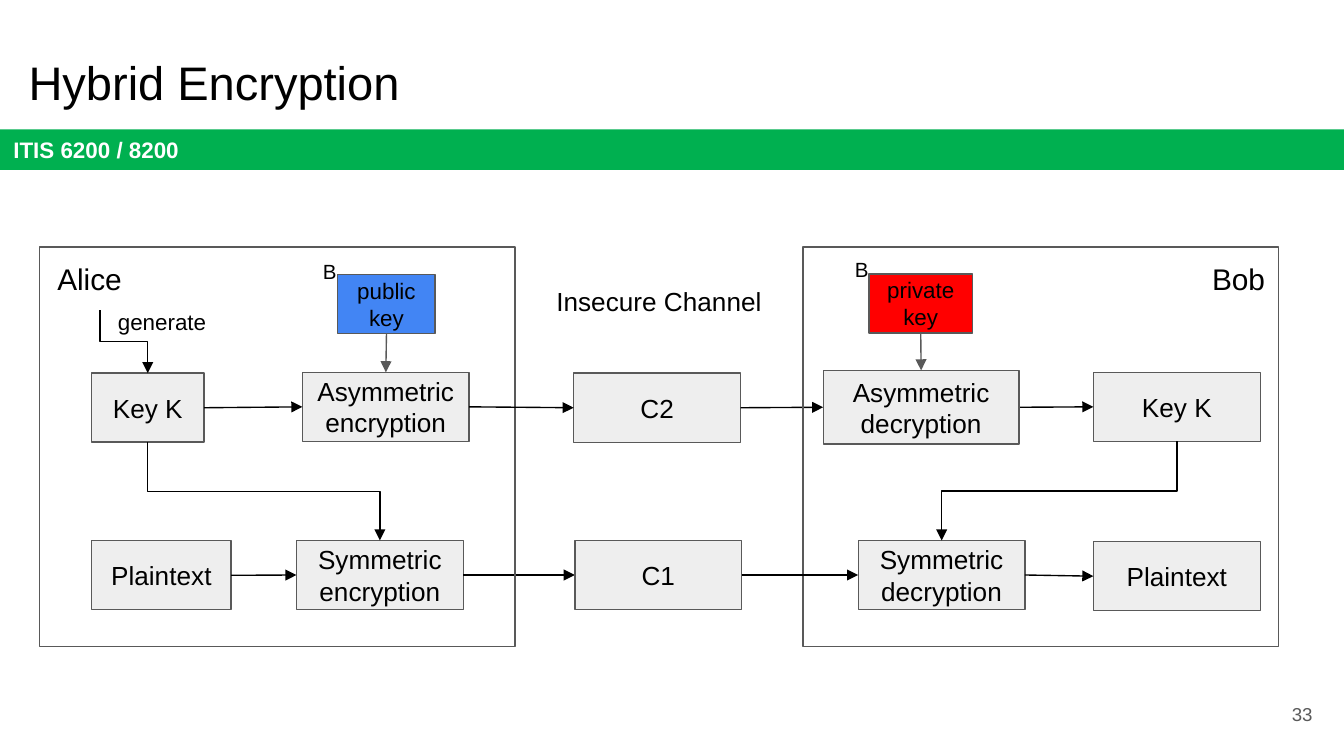
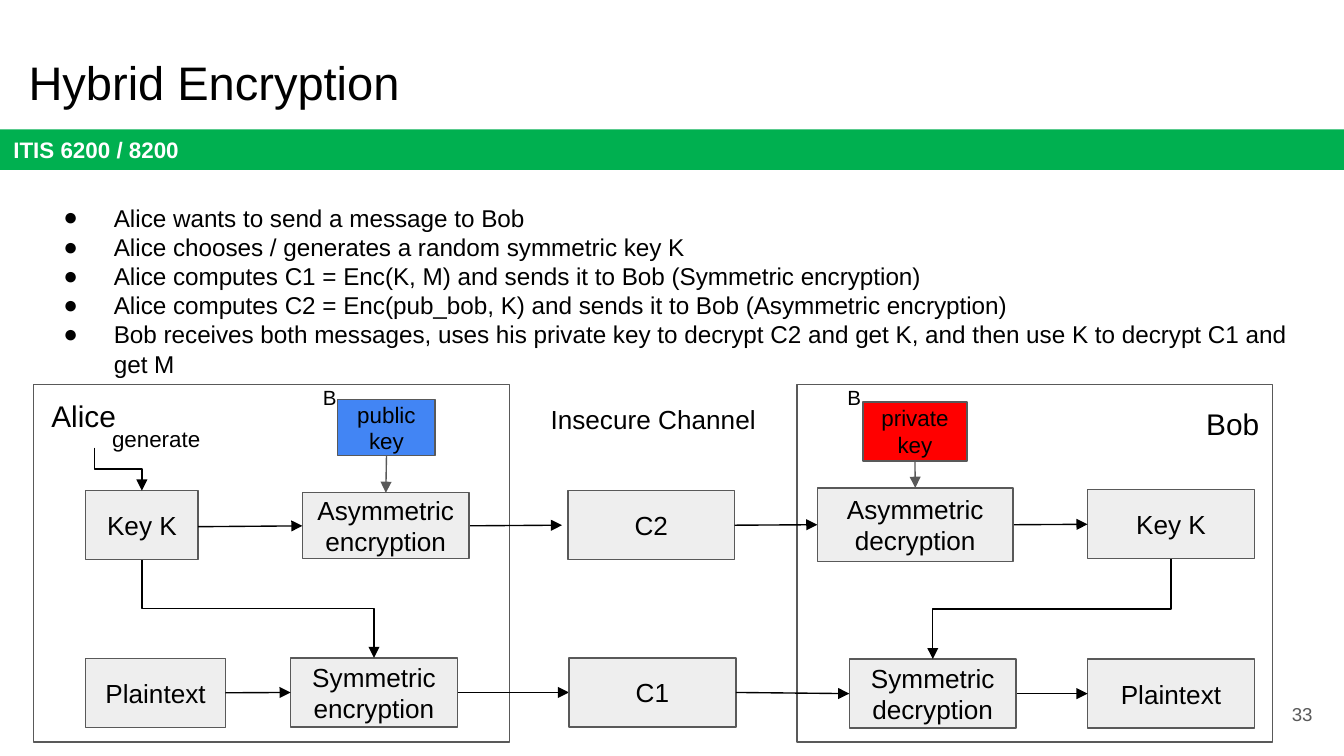
Before and after one commit to jx5c/github.io, a slide deck: slide 33 of teaching/ITIS6200/2023fa/lectures/lec06.pptx. Drawn at 1344x756 pixels with LibreOffice and Linux fonts; fonts in the diff are those of the drawing. Boxes give left, top, right and bottom in pixels: in the first picture for what was removed or moved away, otherwise in the second. Text is boxed around its words. In the diff, an @@ line names an element or a change of style, - is before the commit and + after.

```diff
--- a/teaching/ITIS6200/2023fa/lectures/lec06.pptx
+++ b/teaching/ITIS6200/2023fa/lectures/lec06.pptx
@@ text added at <box>114,209,1286,348</box>, 13 pt, text #000000 @@
+    ● Alice wants to send a message to Bob
+    ● Alice chooses / generates a random symmetric key K
+    ● Alice computes C1 = Enc(K, M) and sends it to Bob (Symmetric encryption)
+    ● Alice computes C2 = Enc(pub_bob, K) and sends it to Bob (Asymmetric encryption)
+    ● Bob receives both messages, uses his private key to decrypt C2 and get K, and then use K to decrypt C1 and get M
@@ rectangle: place and size @@
-rectangle at <box>39,247,515,646</box>
+rectangle at <box>34,384,509,742</box>
@@ text "Alice": place and size @@
-text "Alice" at <box>57,268,122,291</box>
+text "Alice" at <box>51,405,116,428</box>
@@ rectangle: place and size @@
-rectangle at <box>802,247,1278,646</box>
+rectangle at <box>797,384,1273,742</box>
@@ text "B" rewrapped from <box>855,263,869,282</box> to <box>847,391,861,405</box> @@
@@ rectangle "private key": place and size @@
-rectangle "private key" at <box>868,274,972,333</box>
+rectangle "private key" at <box>863,402,966,461</box>
@@ text "Bob": place and size @@
-text "Bob" at <box>1212,268,1265,291</box>
+text "Bob" at <box>1206,413,1259,436</box>
@@ elbow arrow moved from (99, 310) - (148, 374) to (94, 448) - (142, 491) @@
@@ 1 rectangle, 1 text, 1 arrow: place and size @@
-1 rectangle, 1 text, 1 arrow at <box>323,265,434,372</box>
+1 rectangle, 1 text, 1 arrow at <box>323,391,434,493</box>
@@ arrow moved from (921, 333) - (921, 371) to (915, 461) - (915, 488) @@
@@ rectangle "Asymmetric encryption": place and size @@
-rectangle "Asymmetric encryption" at <box>302,372,469,441</box>
+rectangle "Asymmetric encryption" at <box>302,493,469,559</box>
@@ arrow moved from (204, 407) - (302, 407) to (199, 527) - (302, 526) @@
@@ arrow moved from (469, 407) - (574, 407) to (464, 526) - (562, 526) @@
@@ 5 rectangles, 4 arrows, 1 text: place and size @@
-5 rectangles, 4 arrows, 1 text at <box>91,292,1261,610</box>
+5 rectangles, 4 arrows, 1 text at <box>86,410,1254,727</box>
@@ 3 rectangles, 1 text, 1 elbow arrow: place and size @@
-3 rectangles, 1 text, 1 elbow arrow at <box>91,315,742,609</box>
+3 rectangles, 1 text, 1 elbow arrow at <box>86,432,735,727</box>
@@ arrow moved from (742, 575) - (859, 575) to (737, 692) - (849, 694) @@
@@ 1 rectangle, 1 elbow arrow, 1 arrow: place and size @@
-1 rectangle, 1 elbow arrow, 1 arrow at <box>859,441,1177,609</box>
+1 rectangle, 1 elbow arrow, 1 arrow at <box>849,559,1171,727</box>
```
Also in this commit, not shown: 2 other slides changed, 1 other file.
